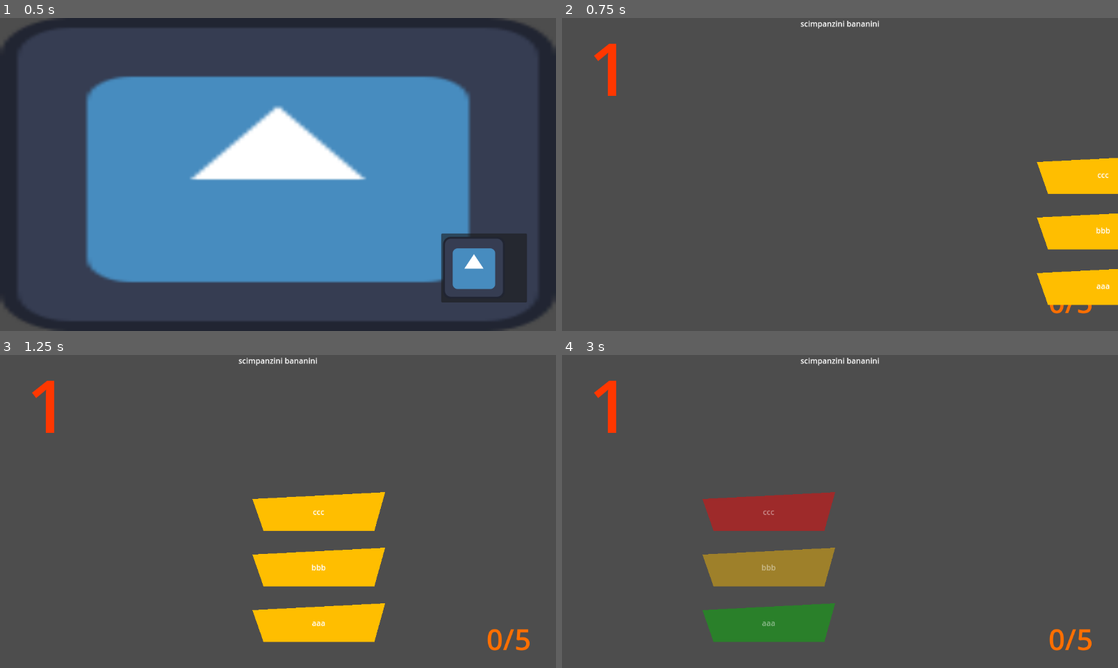
Above: before the commit, frames 1-4 (two rows, left to right).
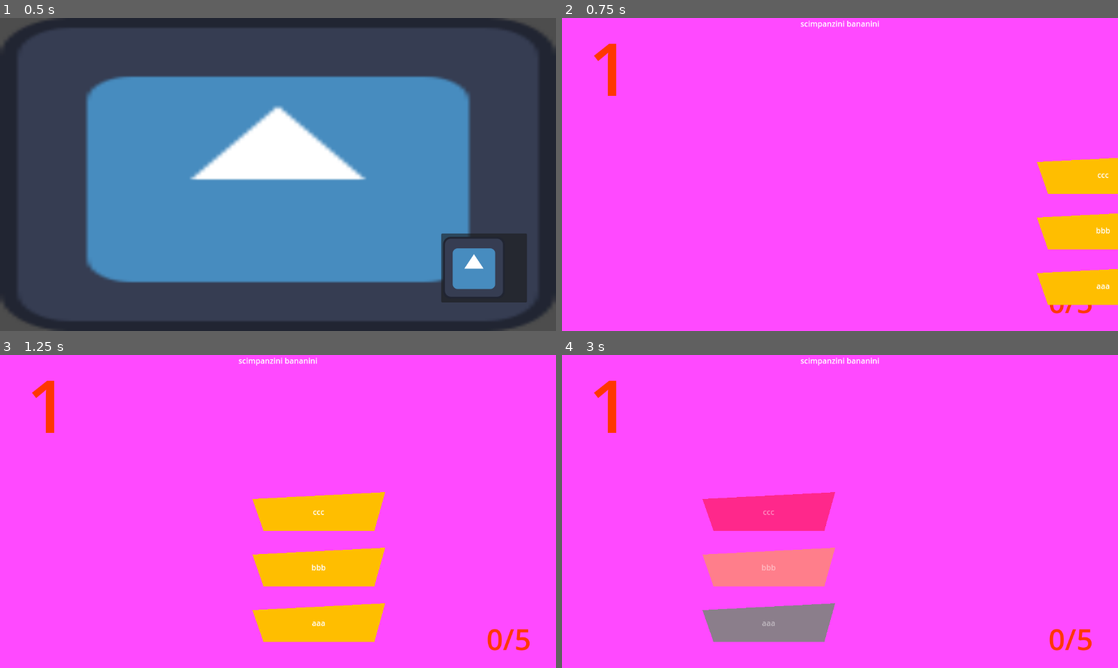
Above: after the commit, the same moments.

Repository: FedericoRigolon/LoSapeviChe
Game: Godot game, scene res://scenes/main.tscn
Same seed, same stepped clock (60 frames per second), same inputs: the game is played once before the commit and once after it. The engine's default icon, where the game draws it, is replaced by a stand-in: a white triangle on a blue panel in a dark square.
Inputs (mouse positions are in pixels of both pictures, inside the frame that each line leads up to):
- Up to frame 1 (0.5 s): no input
- Up to frame 2 (0.75 s): click (1045, 268) at 0.5 s
- Up to frame 3 (1.25 s): no input
- Up to frame 4 (3 s): click "ccc" at 1.25 s; tap Enter at 2 s

Frame 1 is identical in both runs. In frame 2, 95% of the frame differs, in the area x 0-100%, y 0-100%; in frame 3, 92%; in frame 4, 100%.

Commit message:
mergino

Diff:
--- a/lo_sapevi_che/scenes/round.tscn
+++ b/lo_sapevi_che/scenes/round.tscn
@@ -9,7 +9,7 @@
 
 [sub_resource type="LabelSettings" id="LabelSettings_hawlh"]
 font_size = 60
-font_color = Color(1, 0.435294, 0, 1)
+font_color = Color(1, 0.215686, 0, 1)
 
 [node name="Round" type="Control"]
 layout_mode = 3
@@ -23,7 +23,6 @@
 script = ExtResource("1_vfk7k")
 
 [node name="Background" type="ColorRect" parent="."]
-visible = false
 layout_mode = 1
 anchors_preset = 15
 anchor_right = 1.0
Not shown: 1 places in lo_sapevi_che/scenes/answer.tscn that only renumber resources
Not shown: 1 places in lo_sapevi_che/scenes/main.tscn that only renumber resources
Not shown: 1 places in lo_sapevi_che/scenes/menu.tscn that only renumber resources
Not shown: 1 places in lo_sapevi_che/scenes/question.tscn that only renumber resources
Not shown: 1 places in lo_sapevi_che/scenes/round.tscn that only renumber resources
